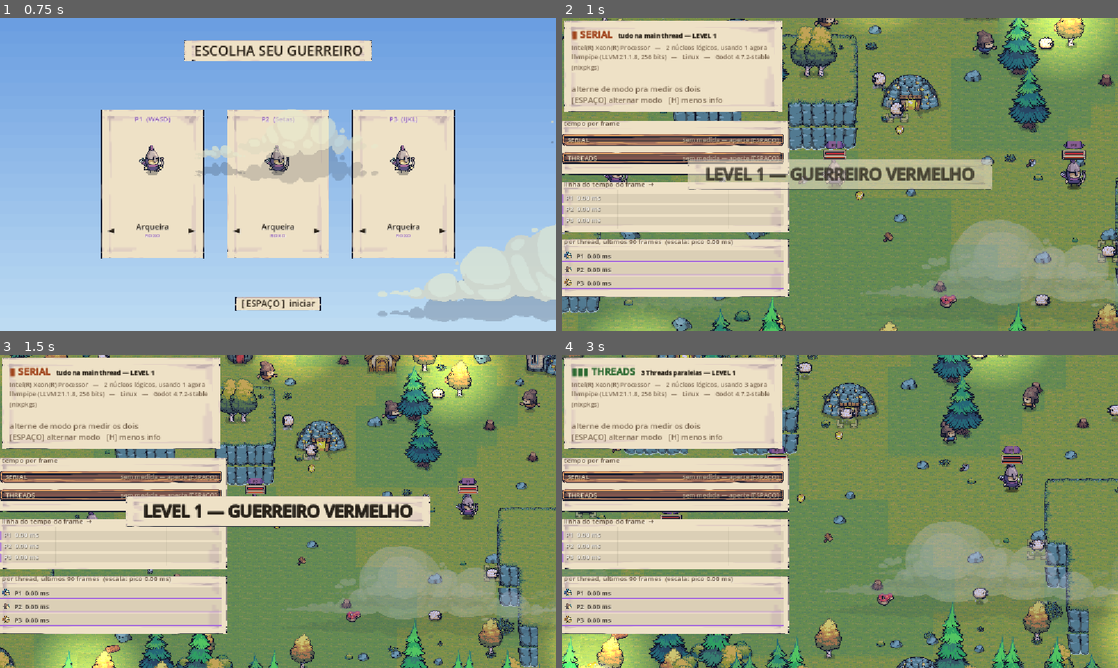
Above: before the commit, frames 1-4 (two rows, left to right).
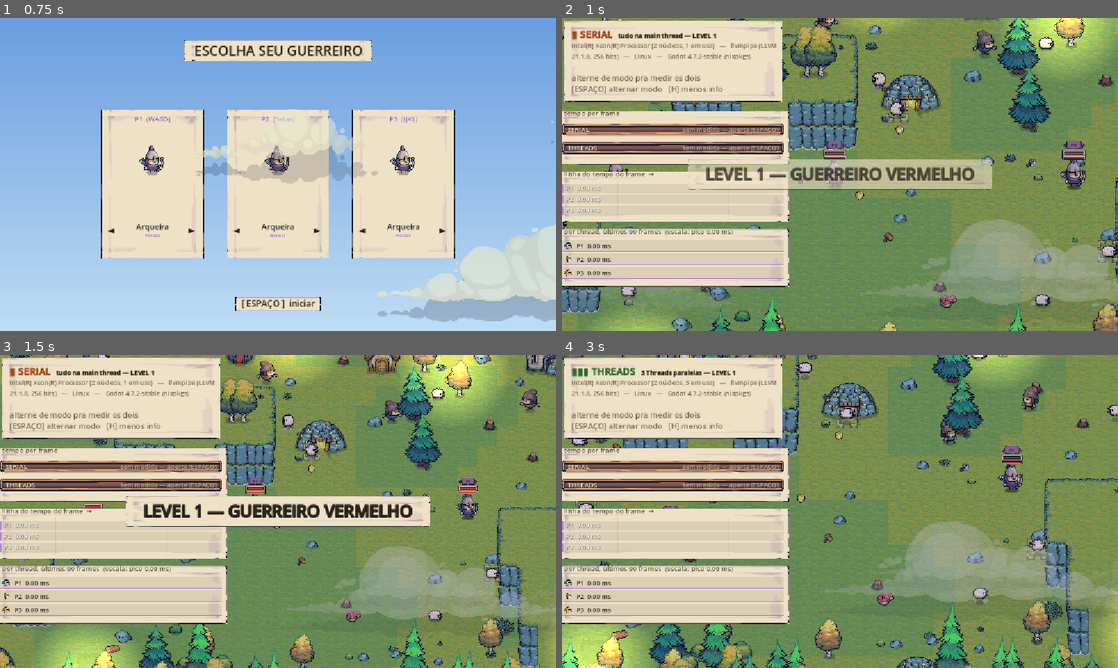
Above: after the commit, the same moments.

Repository: TobsBP/thread-arena
Game: Godot game, scene res://scenes/title_screen.tscn
Same seed, same stepped clock (60 frames per second), same inputs: the game is played once before the commit and once after it.
Inputs:
- Up to frame 1 (0.75 s): tap Enter (ui_accept) at 0.5 s; hold D from 0.53 s (still down); tap J at 0.6 s
- Up to frame 2 (1 s): keep holding D; tap Enter (ui_accept) at 0.77 s
- Up to frame 3 (1.5 s): release D at 1.28 s; hold S from 1.28 s (still down); tap L at 1.35 s
- Up to frame 4 (3 s): tap Enter (ui_accept) at 1.52 s; release S at 2.03 s; hold D 2.03-2.78 s; tap F at 2.1 s; hold W from 2.78 s (still down); tap Q at 2.85 s

Frame 1 is identical in both runs. In frame 2, 16% of the frame differs, in the area x 0-41%, y 8-90%; in frame 3, 15%; in frame 4, 16%.

Commit message:
fix: junta CPU/GPU/SO/Godot numa linha só no HUD
Eram duas linhas separadas (CPU+threads, depois GPU+SO+versão) —
virou uma só, mais compacta, sem o respiro extra entre elas.

Diff:
--- a/scripts/hud.gd
+++ b/scripts/hud.gd
@@ -116,7 +116,6 @@
 
 	info.text = "\n".join([
 		"[font_size=20][b]%s[/b][/font_size]" % _mode_title(),
-		"[color=%s][font_size=13]%s[/font_size][/color]" % [DIM, _cpu_line()],
 		"[color=%s][font_size=13]%s[/font_size][/color]" % [DIM, _system_line()],
 		"",
 		_verdict(),
@@ -125,19 +124,15 @@
 	queue_redraw()
 
 
-## CPU da máquina + quantas threads a rodada de agora está de fato usando —
-## a demo compara serial x threads, mas o resultado depende de hardware: um
-## PC com poucos núcleos ganha menos com threads que um com muitos.
-func _cpu_line() -> String:
+## Tudo sobre a máquina numa linha só (CPU/núcleos/threads em uso — o que
+## importa pro comparativo — mais GPU/SO/versão do Godot, só contexto de "em
+## que máquina isso foi medido"). Junto em vez de duas linhas separadas pra
+## não esticar o painel.
+func _system_line() -> String:
 	var used := _units.size() if _use_threads else 1
-	return "%s   —   %d núcleos lógicos, usando %d agora" % [_cpu_name, _cpu_cores, used]
-
-
-## GPU/SO/versão do Godot — não afeta o comparativo (é tudo CPU/Thread), mas
-## fecha o quadro de "em que máquina isso foi medido" pra quem for comparar
-## print/vídeo de PCs diferentes.
-func _system_line() -> String:
-	return "%s   —   %s   —   Godot %s" % [_gpu_name, _os_name, _godot_version]
+	return "%s (%d núcleos, %d em uso)   —   %s   —   %s   —   Godot %s" % [
+		_cpu_name, _cpu_cores, used, _gpu_name, _os_name, _godot_version,
+	]
 
 
 ## Janela deslizante do tempo de cada unidade, alimenta os mini-gráficos.
